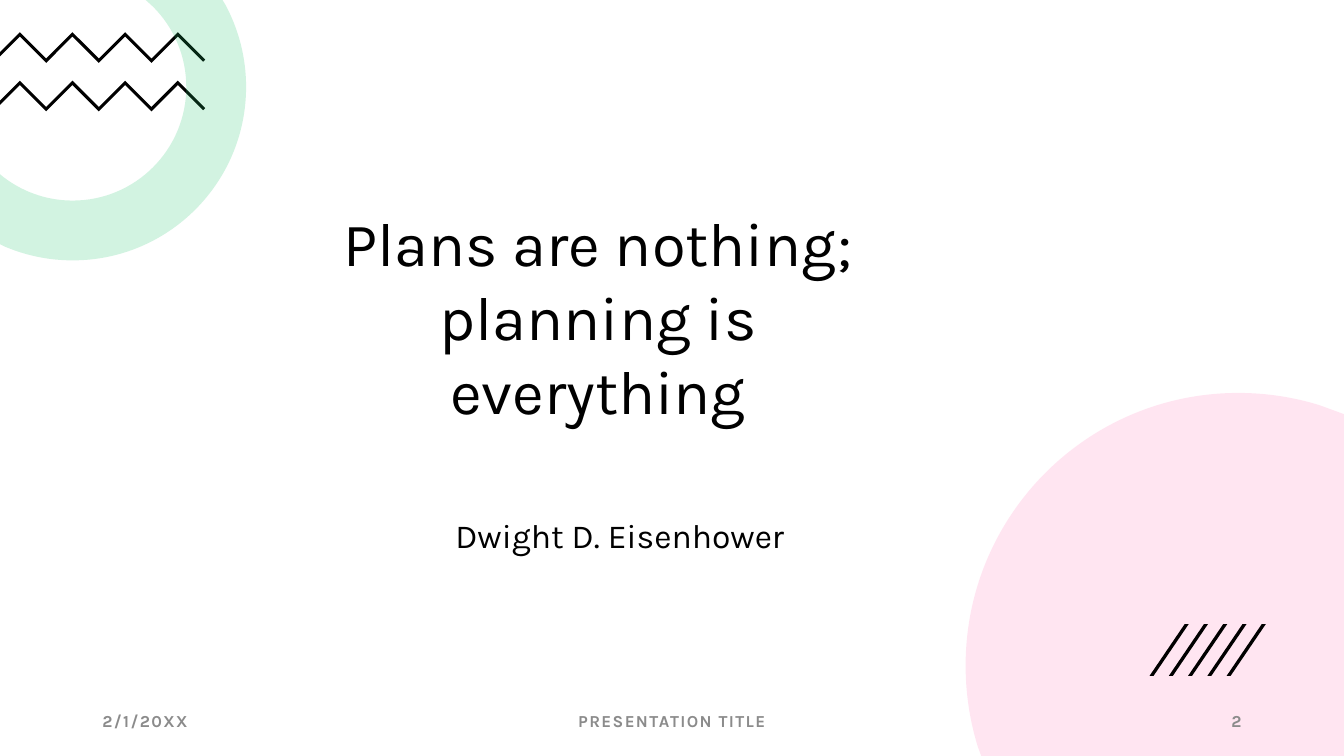
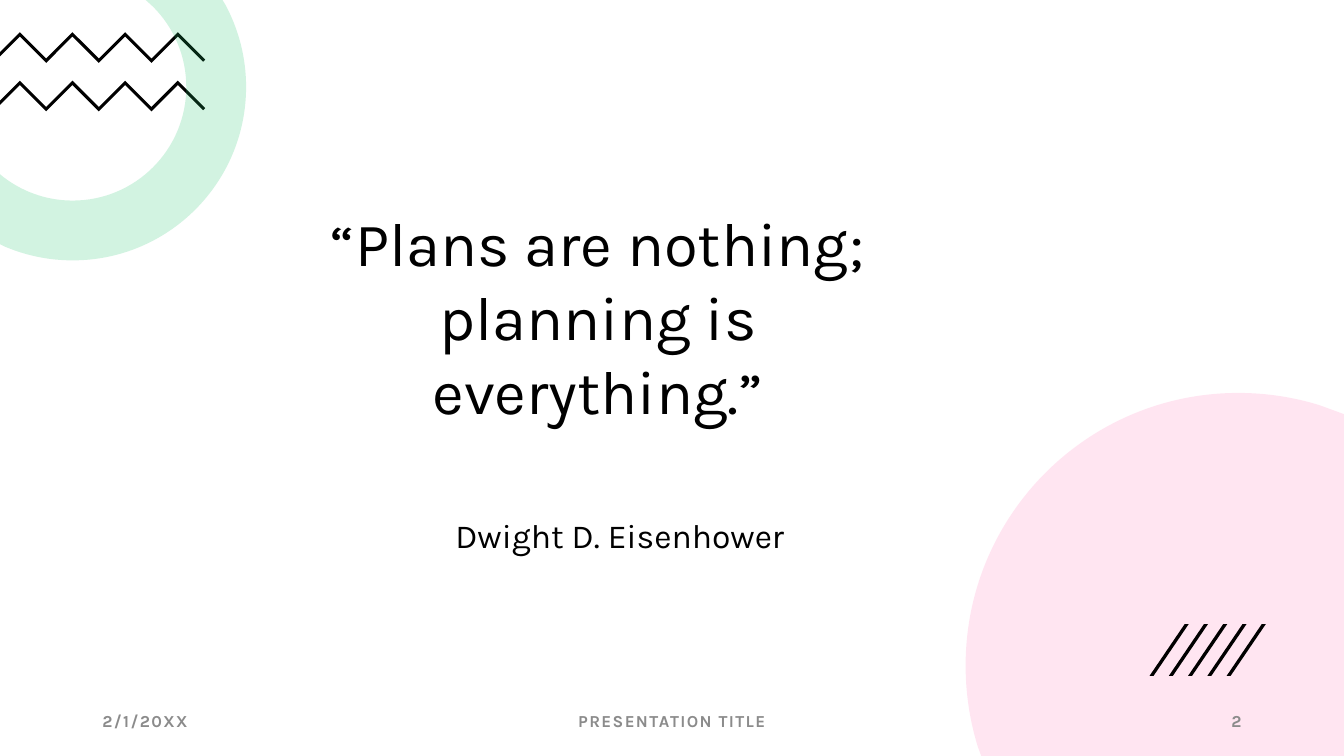
Before and after one commit to BadrGello/Task-Management-App, a slide deck: slide 2 of Documents/Final presentation.pptx. Drawn at 1344x756 pixels with LibreOffice and Linux fonts; fonts in the diff are those of the drawing. Boxes give left, top, right and bottom in pixels: in the first picture for what was removed or moved away, otherwise in the second. Text is boxed around its words. In the diff, an @@ line names an element or a change of style, - is before the commit and + after.

```diff
--- a/Documents/Final presentation.pptx
+++ b/Documents/Final presentation.pptx
@@ title at (x1=331, y1=223, x2=864, y2=429): text changed @@
-Plans are nothing; planning is everything
+“Plans are nothing; planning is everything.”
```
Also in this commit, not shown: 12 other slides changed, 18 slides added, 2 slides removed.
